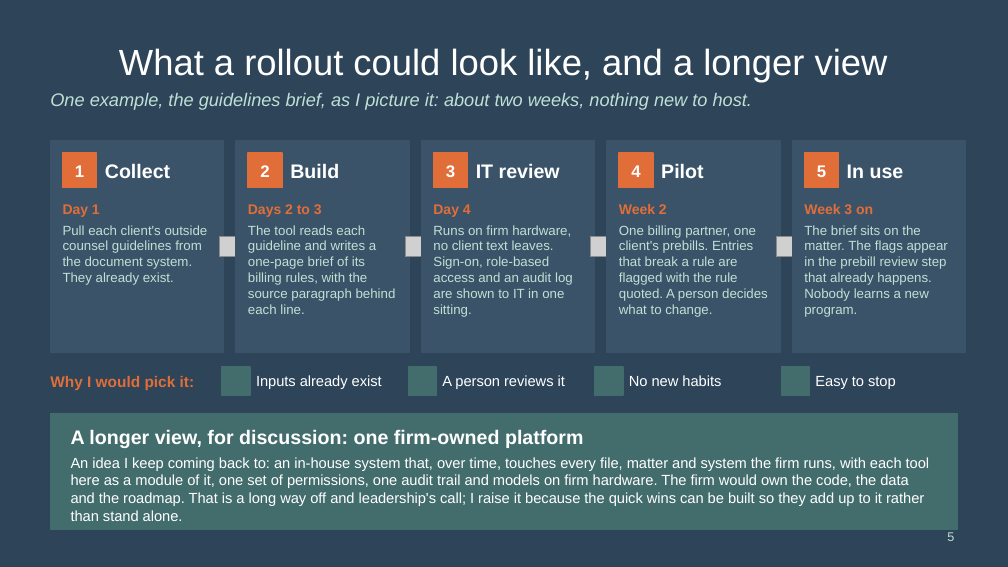
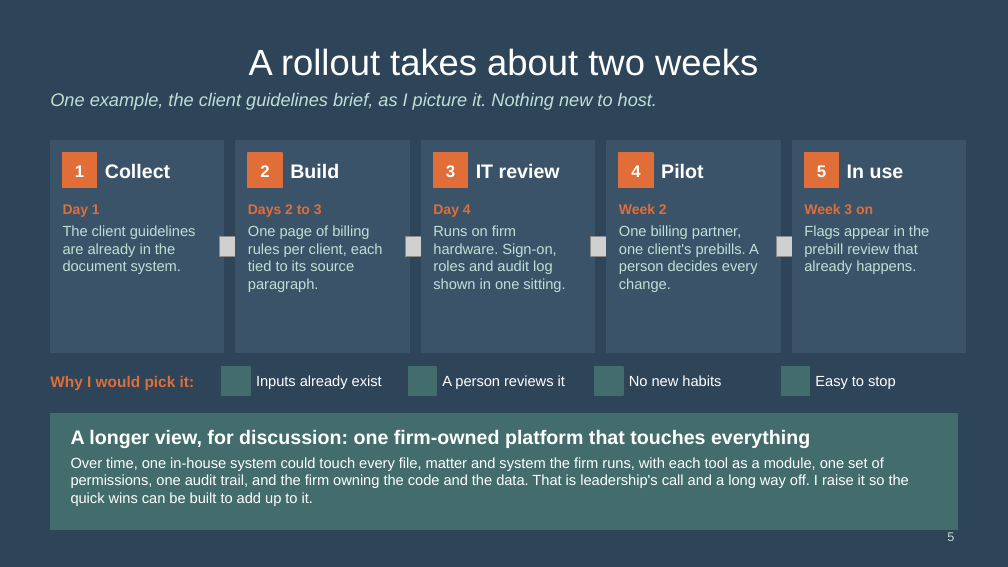
Before and after one commit to mylesparslow-collab/legal-portfolio, a slide deck: slide 5 of downloads/AI-ideas-Myles-Parslow.pptx. Drawn at 1008x567 pixels with LibreOffice and Linux fonts; fonts in the diff are those of the drawing; grey boxes stand for pictures; background and template pictures are left out. Boxes give left, top, right and bottom in pixels: in the first picture for what was removed or moved away, otherwise in the second. Text is boxed around its words. In the diff, an @@ line names an element or a change of style, - is before the commit and + after.

```diff
--- a/downloads/AI-ideas-Myles-Parslow.pptx
+++ b/downloads/AI-ideas-Myles-Parslow.pptx
@@ title at bbox=[249, 48, 758, 76]: text changed @@
-What a rollout could look like, and a longer view
+A rollout takes about two weeks
@@ text at bbox=[50, 93, 657, 110]: text changed @@
-One example, the guidelines brief, as I picture it: about two weeks, nothing new to host.
+One example, the client guidelines brief, as I picture it. Nothing new to host.
@@ text at bbox=[63, 225, 196, 274]: text changed; size 9.5 to 10.5 pt @@
-Pull each client's outside counsel guidelines from the document system. They already exist.
+The client guidelines are already in the document system.
@@ text at bbox=[248, 225, 383, 292]: text changed; size 9.5 to 10.5 pt @@
-The tool reads each guideline and writes a one-page brief of its billing rules, with the source paragraph behind each line.
+One page of billing rules per client, each tied to its source paragraph.
@@ text at bbox=[433, 225, 565, 292]: text changed; size 9.5 to 10.5 pt @@
-Runs on firm hardware, no client text leaves. Sign-on, role-based access and an audit log are shown to IT in one sitting.
+Runs on firm hardware. Sign-on, roles and audit log shown in one sitting.
@@ text at bbox=[619, 225, 759, 292]: text changed; size 9.5 to 10.5 pt @@
-One billing partner, one client's prebills. Entries that break a rule are flagged with the rule quoted. A person decides what to change.
+One billing partner, one client's prebills. A person decides every change.
@@ text at bbox=[804, 225, 929, 274]: text changed; size 9.5 to 10.5 pt @@
-The brief sits on the matter. The flags appear in the prebill review step that already happens. Nobody learns a new program.
+Flags appear in the prebill review that already happens.
@@ text at bbox=[71, 429, 810, 448]: text changed @@
-A longer view, for discussion: one firm-owned platform
+A longer view, for discussion: one firm-owned platform that touches everything
@@ text at bbox=[71, 457, 909, 506]: text changed @@
-An idea I keep coming back to: an in-house system that, over time, touches every file, matter and system the firm runs, with each tool here as a module of it, one set of permissions, one audit trail and models on firm hardware. The firm would own the code, the data and the roadmap. That is a long way off and leadership's call; I raise it because the quick wins can be built so they add up to it rather than stand alone.
+Over time, one in-house system could touch every file, matter and system the firm runs, with each tool as a module, one set of permissions, one audit trail, and the firm owning the code and the data. That is leadership's call and a long way off. I raise it so the quick wins can be built to add up to it.
```
Also in this commit, not shown: 4 other slides changed, 2 other files.
